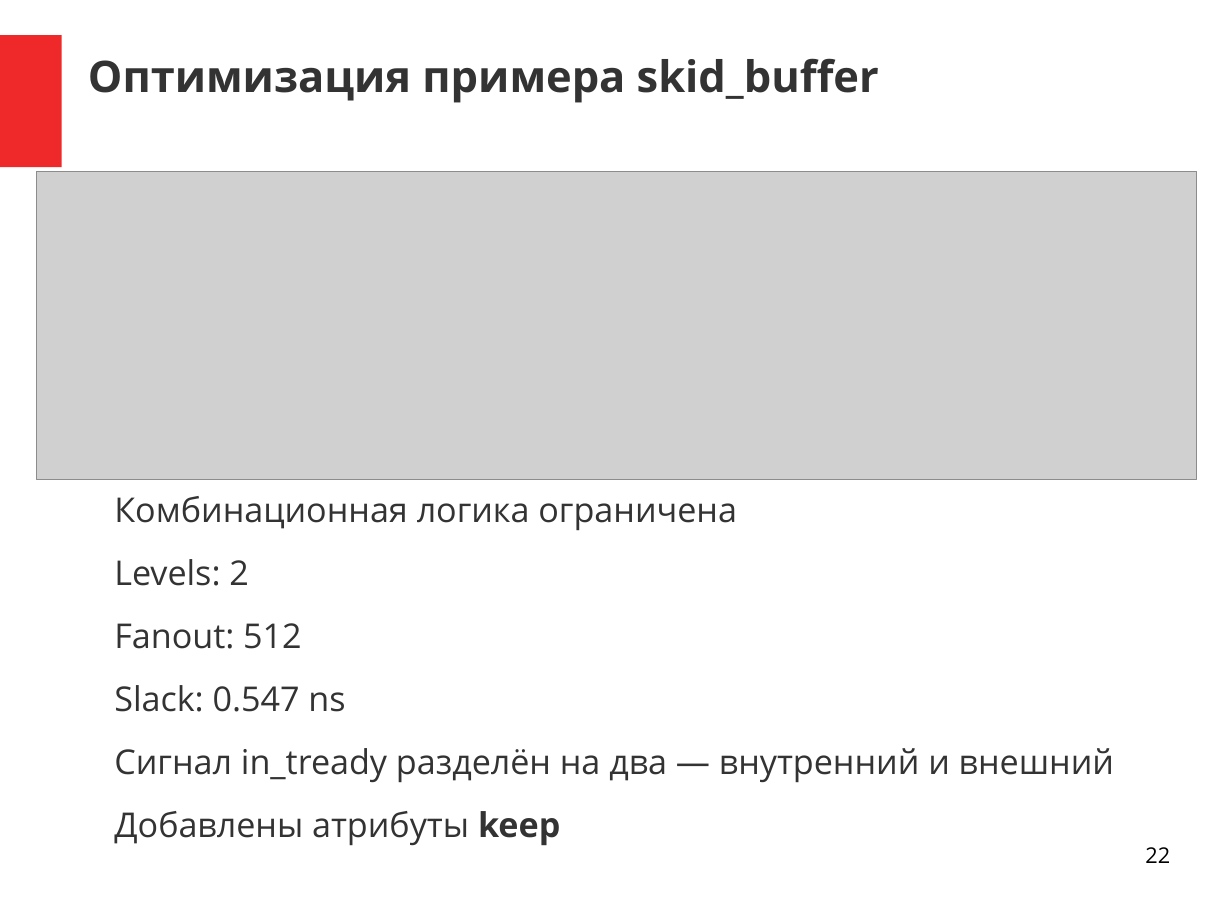
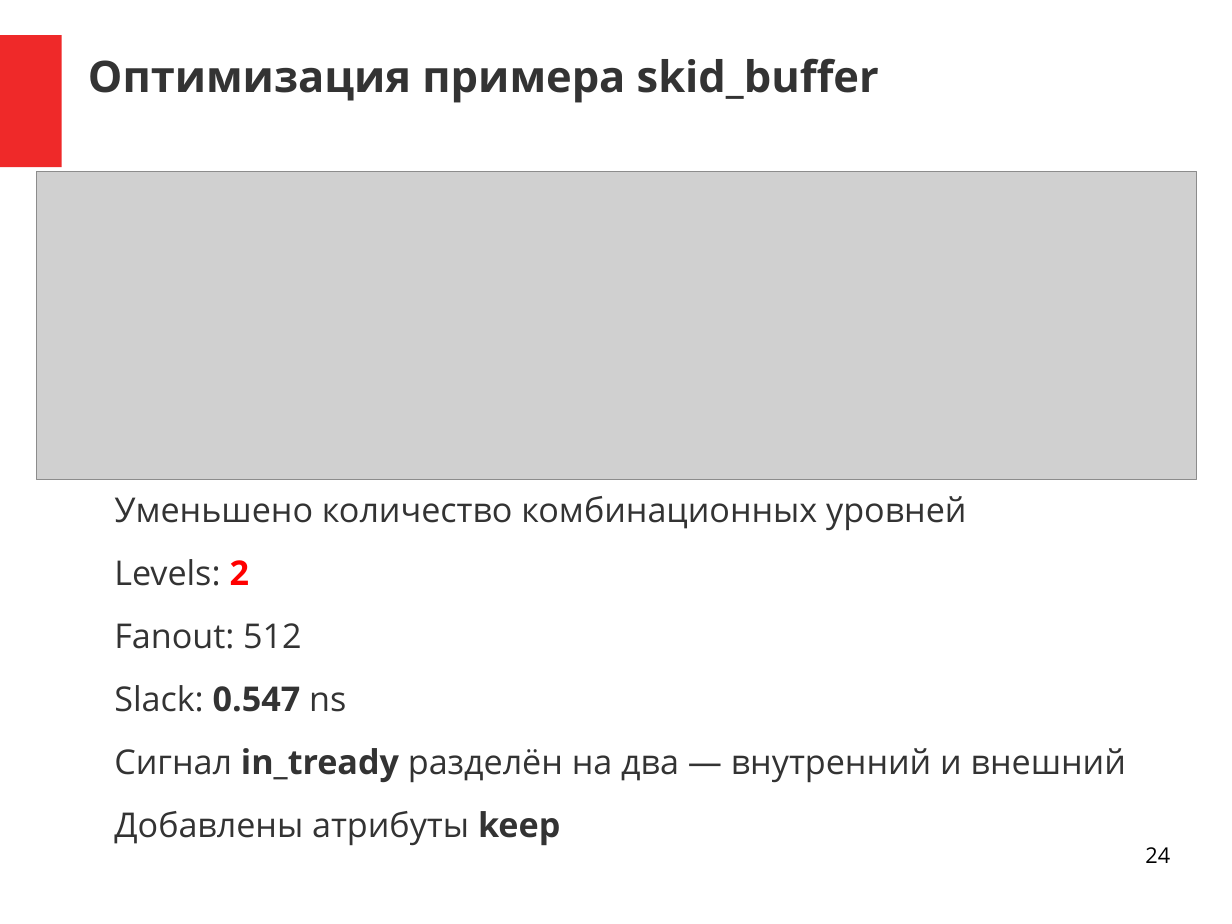
Before and after one commit to DigitalDesignSchool/2021dev, a slide deck: slide 24 of examples/presentation/pr_1.odp (slide 22 before the commit). Drawn at 1232x924 pixels with LibreOffice and Linux fonts; fonts in the diff are those of the drawing; grey boxes stand for pictures. Boxes give left, top, right and bottom in pixels: in the first picture for what was removed or moved away, otherwise in the second. Text is boxed around its words. In the diff, an @@ line names an element or a change of style, - is before the commit and + after.

```diff
--- a/examples/presentation/pr_1.odp
+++ b/examples/presentation/pr_1.odp
@@ text at box(114, 496, 966, 531): text changed @@
-Комбинационная логика ограничена
+Уменьшено количество комбинационных уровней
@@ text at box(114, 559, 1126, 783): text colour #333333 to #FF0000 in "2"; bold on in "2", "0.547", "in_tready" @@
@@ page number at box(1145, 847, 1170, 863): text changed @@
-22
+24
```
Also in this commit, not shown: 23 other slides changed, 5 slides added, 2 slides removed, 1 other file.
